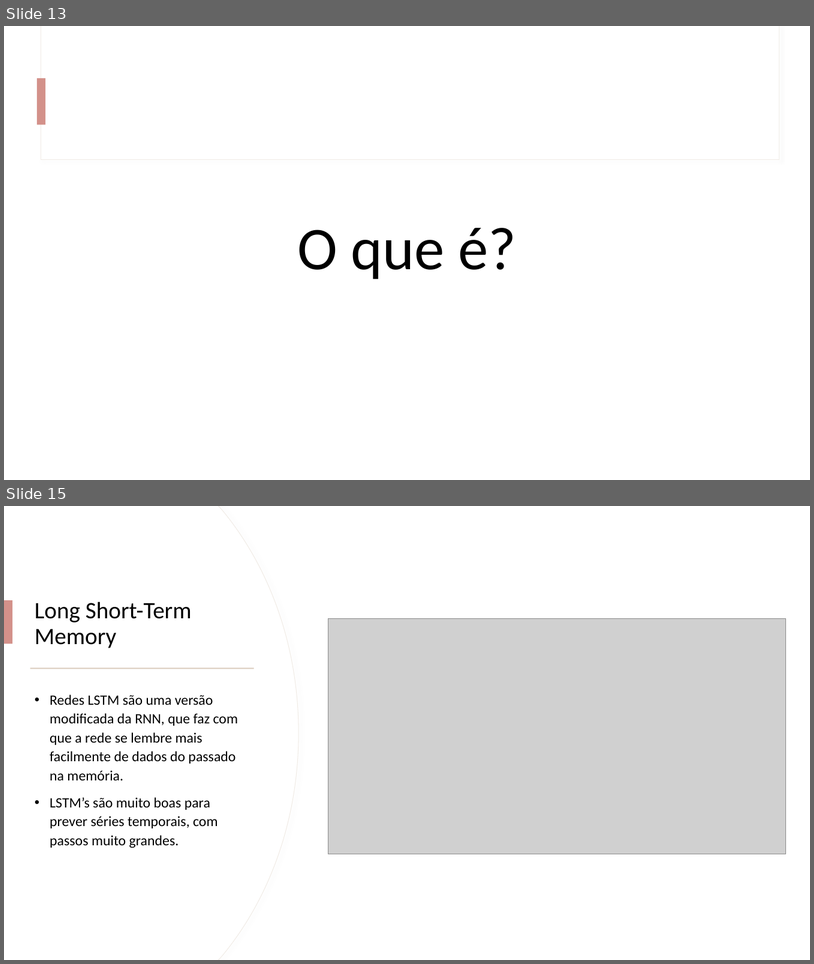
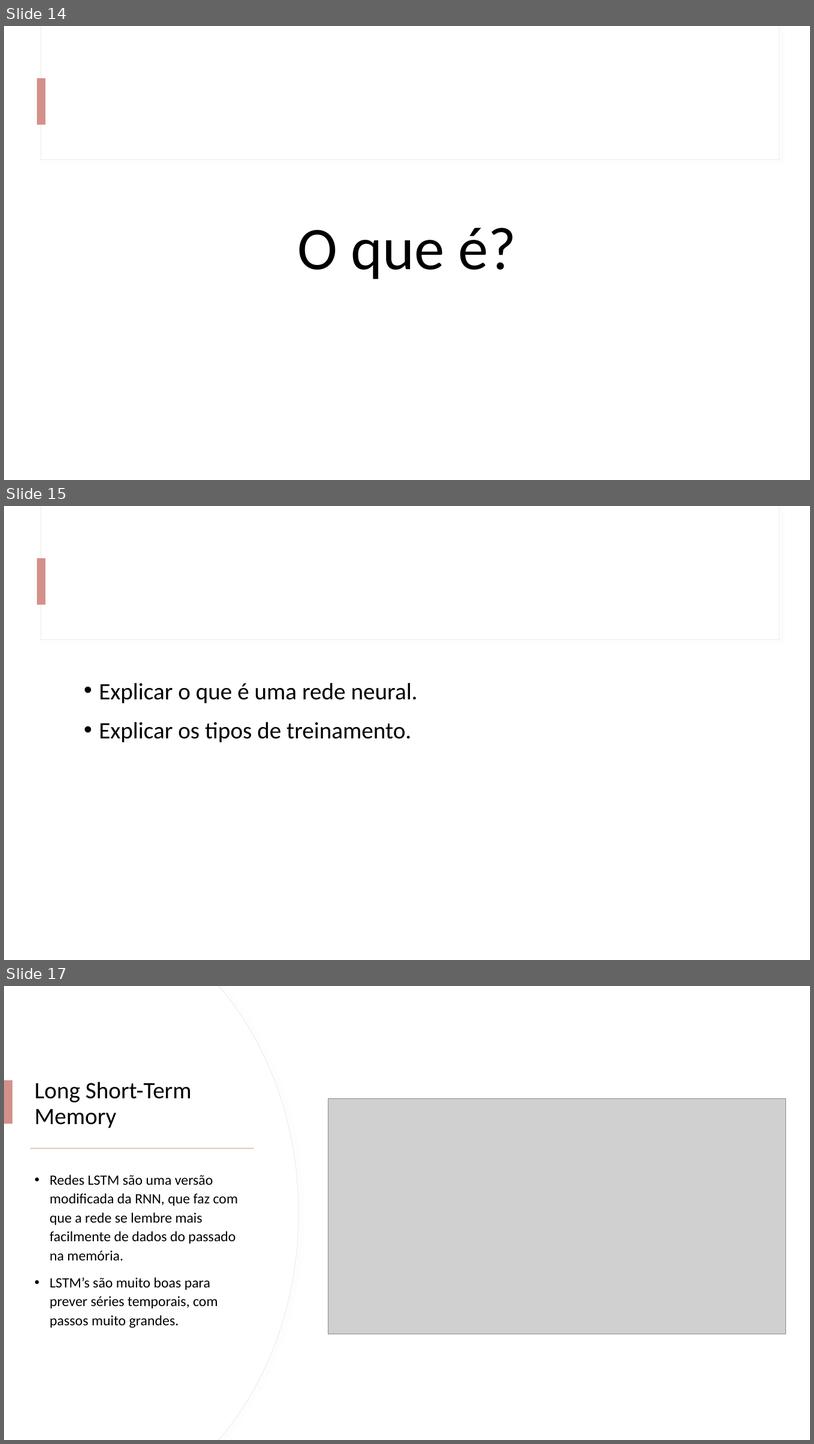
Before and after one commit to leandro-sartini/sudden_death_tcc, a slide deck: docs/Rede Neural Recorrente – Long Short-Term Memory.pptx. Shown one above the other, each under a label of ours: slides 13 and 15 before the commit, slides 14, 15 and 17 after it; the slides between them are not shown. The pictures are 814x964 and 814x1444 pixels, drawn with LibreOffice and Linux fonts; fonts in the diff are those of the drawing; grey boxes stand for pictures. Boxes give left, top, right and bottom in pixels: in the first picture for what was removed or moved away, otherwise in the second. Text is boxed around its words. In the diff, an @@ line names an element or a change of style, - is before the commit and + after.

```diff
--- a/docs/Rede Neural Recorrente – Long Short-Term Memory.pptx
+++ b/docs/Rede Neural Recorrente – Long Short-Term Memory.pptx
@@ slide 15 added at box(4, 506, 810, 960), background #FFFFFF; not listed: 3 template elements that a slide beside it also shows @@
@@ text added at box(99, 682, 418, 742), 28 pt, text #000000 @@
+• Explicar o que é uma rede neural.
+• Explicar os tipos de treinamento.
@@ what was slide 13 is now slide 14 @@
@@ what was slide 15 is now slide 17 @@
```
Also in this commit, not shown: 8 slides changed, 2 other slides added, 1 other file.
